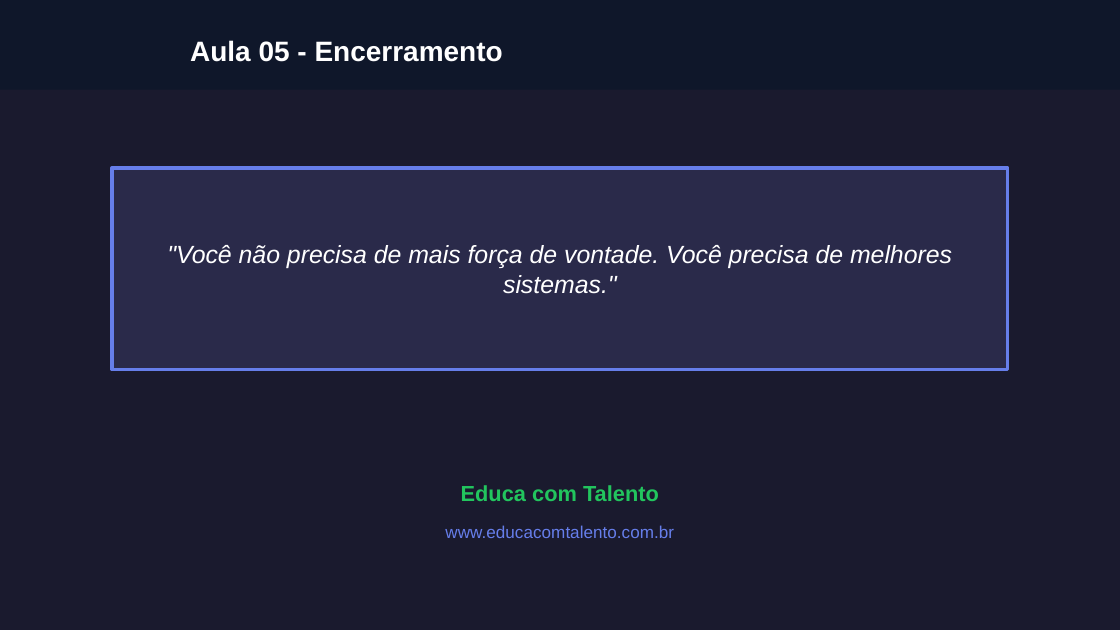
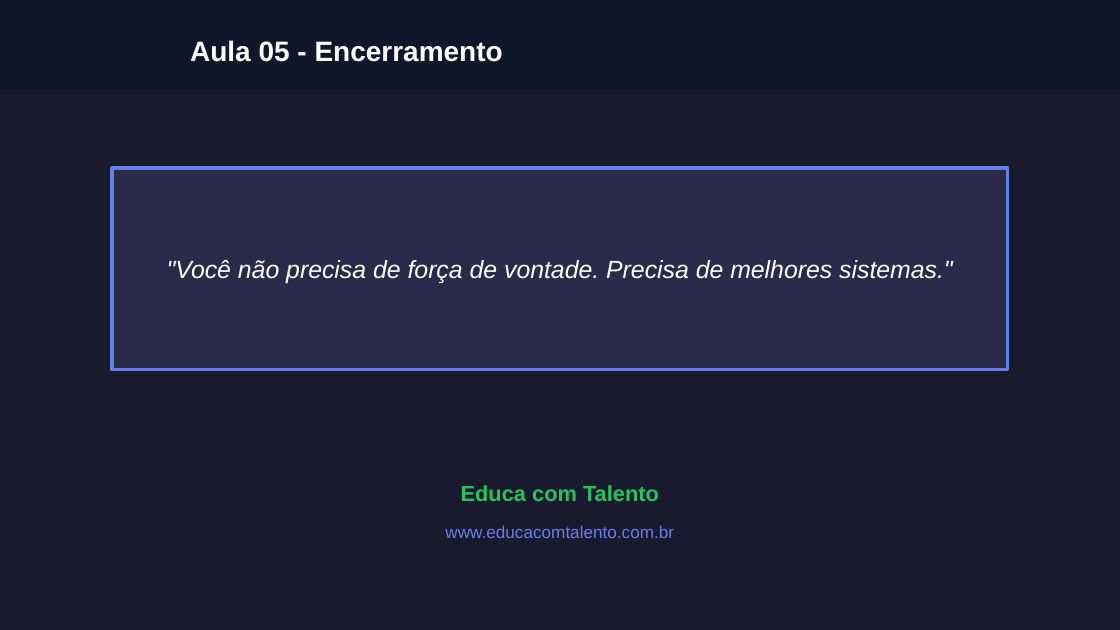
Before and after one commit to almirmeira/educa-com-talento, a slide deck: slide 9 of apresentacoes/foco-produtividade/aula-05-equilibrio-estavel.pptx. Drawn at 1120x630 pixels with LibreOffice and Linux fonts; fonts in the diff are those of the drawing; grey boxes stand for pictures; background and template pictures are left out. Boxes give left, top, right and bottom in pixels: in the first picture for what was removed or moved away, otherwise in the second. Text is boxed around its words. In the diff, an @@ line names an element or a change of style, - is before the commit and + after.

```diff
--- a/apresentacoes/foco-produtividade/aula-05-equilibrio-estavel.pptx
+++ b/apresentacoes/foco-produtividade/aula-05-equilibrio-estavel.pptx
@@ text at (x1=167, y1=260, x2=953, y2=283): text changed @@
-"Você não precisa de mais força de vontade. Você precisa de melhores sistemas."
+"Você não precisa de força de vontade. Precisa de melhores sistemas."
```
Also in this commit, not shown: 3 other slides changed, 27 other files.
